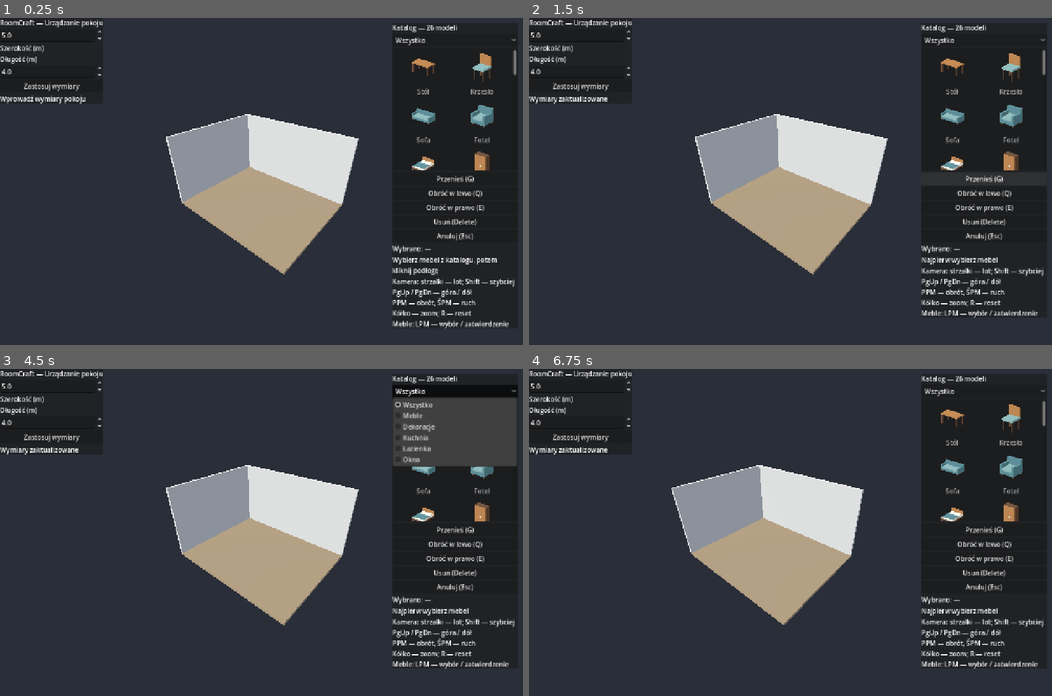
Above: before the commit, frames 1-4 (two rows, left to right).
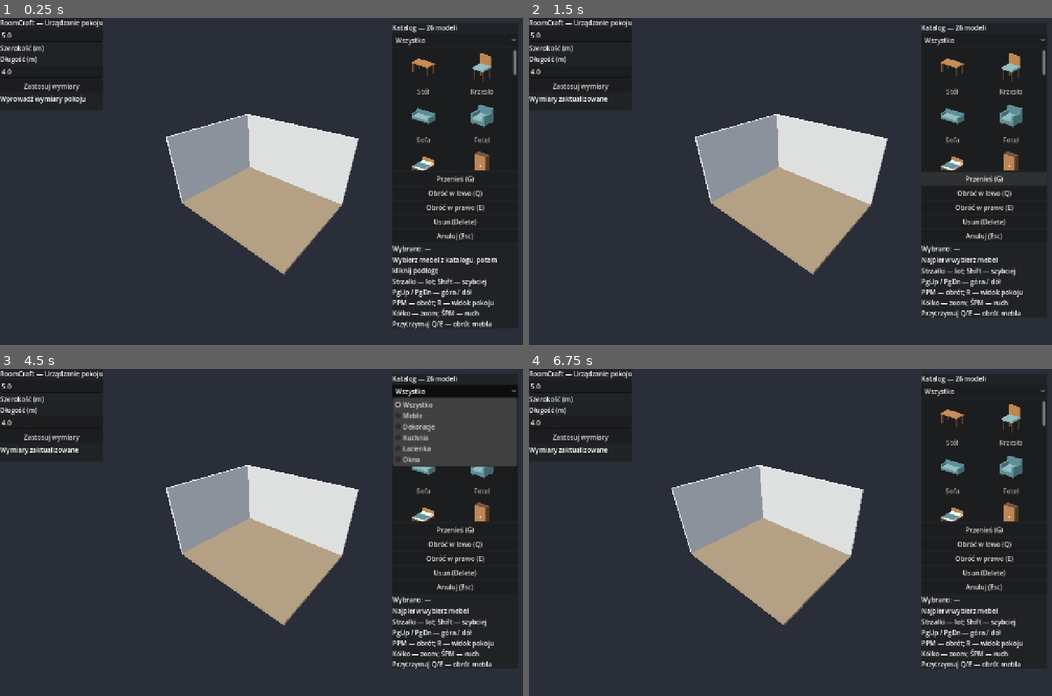
Above: after the commit, the same moments.

Repository: hulkovsky16/RoomCraft
Game: Godot game, scene res://scenes/Room.tscn
The game is run twice, just before and just after one commit, with the same random seed, the same clock (stepped at 60 frames per second) and the same inputs.
Inputs (mouse positions are in pixels of both pictures, inside the frame that each line leads up to):
- Up to frame 1 (0.25 s): no input
- Up to frame 2 (1.5 s): click "Zastosuj wymiary" at 0.5 s; click "Przenieś (G)" at 1.25 s
- Up to frame 3 (4.5 s): click "Obróć w lewo (Q)" at 2 s; click "Obróć w prawo (E)" at 2.75 s; click "Anuluj (Esc)" at 3.5 s; click "Wszystko" at 4.25 s
- Up to frame 4 (6.75 s): tap Enter at 5, 6.5 s; move the mouse to (905, 516) at 5.02 s; hold Right (ui_right) 5.03-5.75 s; tap R at 5.1 s; click (905, 516) at 5.17 s; tap Q at 5.3 s; tap Space at 5.75 s; drag from (685, 548) to (764, 597) at 5.77 s; move the mouse to (842, 460) at 6.52 s; hold Right (ui_right) from 6.53 s (still down); tap E at 6.6 s; click (842, 460) at 6.67 s

The runs differ from the first frame. In frame 1, 0.8% of the frame differs, in the area x 18-99%, y 3-96%; in frame 2, 0.7%; in frame 3, 0.7%; in frame 4, 0.7%.

Commit message:
Replace dimension input, stabilize camera flight, and add held furniture rotation

Diff:
--- a/scenes/room_ui.tscn
+++ b/scenes/room_ui.tscn
@@ -1,6 +1,7 @@
 [gd_scene format=3 uid="uid://bx42g0723fddg"]
 
 [ext_resource type="Script" uid="uid://caqqlqbdjk2bu" path="res://scripts/room_ui.gd" id="1_c1pem"]
+[ext_resource type="Script" path="res://scripts/dimension_input.gd" id="2_dimension"]
 
 [node name="RoomUI" type="Control" unique_id=1639363027]
 layout_mode = 3
@@ -24,12 +25,10 @@
 layout_mode = 2
 text = "RoomCraft — Urządzanie pokoju"
 
-[node name="WidthInput" type="SpinBox" parent="SettingsPanel/Content" unique_id=539401223]
+[node name="WidthInput" type="LineEdit" parent="SettingsPanel/Content" unique_id=539401223]
 layout_mode = 2
-min_value = 3.0
-max_value = 10.0
-step = 0.5
-value = 5.0
+text = "5"
+script = ExtResource("2_dimension")
 
 [node name="WidthLabel" type="Label" parent="SettingsPanel/Content" unique_id=539070928]
 layout_mode = 2
@@ -39,12 +38,10 @@
 layout_mode = 2
 text = "Długość (m)"
 
-[node name="LengthInput" type="SpinBox" parent="SettingsPanel/Content" unique_id=578674228]
+[node name="LengthInput" type="LineEdit" parent="SettingsPanel/Content" unique_id=578674228]
 layout_mode = 2
-min_value = 3.0
-max_value = 10.0
-step = 0.5
-value = 4.0
+text = "4"
+script = ExtResource("2_dimension")
 
 [node name="ApplyButton" type="Button" parent="SettingsPanel/Content" unique_id=1440956694]
 layout_mode = 2
@@ -52,4 +49,6 @@
 
 [node name="StatusLabel" type="Label" parent="SettingsPanel/Content" unique_id=1429172182]
 layout_mode = 2
+custom_minimum_size = Vector2(240, 40)
+autowrap_mode = 3
 text = "Wprowadź wymiary pokoju"
--- a/scripts/camera_controller.gd
+++ b/scripts/camera_controller.gd
@@ -1,20 +1,20 @@
-
 extends Camera3D
 
-@export var target: Vector3 = Vector3(0, 1, 0)
-@export var distance: float = 8.0
-@export var min_distance: float = 2.0
-@export var max_distance: float = 20.0
-@export var rotation_sensitivity: float = 0.008
-@export var zoom_factor: float = 0.12
-@export var pan_sensitivity: float = 0.002
-@export var flight_speed: float = 4.0
-@export var flight_boost: float = 3.0
+@export var target := Vector3(0, 1, 0)
+@export var distance := 8.0
+@export var min_distance := 2.0
+@export var max_distance := 20.0
+@export var rotation_sensitivity := 0.008
+@export var zoom_factor := 0.12
+@export var pan_sensitivity := 0.002
+@export var flight_speed := 4.0
+@export var flight_boost := 3.0
 
-var yaw: float = 0.7
-var pitch: float = 0.55
+var yaw := 0.7
+var pitch := 0.55
 var rotating := false
 var panning := false
+var free_flight := false
 var flight_keys: Dictionary = {}
 const FLIGHT_KEYS := [KEY_UP, KEY_DOWN, KEY_LEFT, KEY_RIGHT, KEY_PAGEUP, KEY_PAGEDOWN, KEY_SHIFT]
 
@@ -42,14 +42,34 @@
 	var sideways := float(flight_keys.has(KEY_RIGHT)) - float(flight_keys.has(KEY_LEFT))
 	var forward := float(flight_keys.has(KEY_UP)) - float(flight_keys.has(KEY_DOWN))
 	var vertical := float(flight_keys.has(KEY_PAGEUP)) - float(flight_keys.has(KEY_PAGEDOWN))
-	var direction := global_transform.basis.x * sideways - global_transform.basis.z * forward + Vector3.UP * vertical
+	# Horizontal arrow flight never dives toward the floor or changes the pitch.
+	var direction := Vector3(cos(yaw), 0, -sin(yaw)) * sideways + Vector3(-sin(yaw), 0, -cos(yaw)) * forward + Vector3.UP * vertical
 	if direction.is_zero_approx():
 		return
+	free_flight = true
 	var speed := flight_speed * (flight_boost if flight_keys.has(KEY_SHIFT) else 1.0)
-	var movement := direction.normalized() * speed * delta
-	# Keep the camera above the floor while allowing flight through the room.
-	movement.y = maxf(movement.y, 0.2 - global_position.y)
-	target += movement
+	_move_flight(direction.normalized() * speed * delta)
+
+
+func _move_flight(movement: Vector3) -> void:
+	var next := global_position + movement
+	next.y = clampf(next.y, 0.2, 15.0)
+	# Bound travel around the room, rather than moving an invisible orbit pivot.
+	var center := Vector3(0, 1, 0)
+	next = center + (next - center).limit_length(max_distance)
+	next.y = maxf(0.2, next.y)
+	global_position = next
+
+
+func reset_view() -> void:
+	flight_keys.clear()
+	free_flight = false
+	rotating = false
+	panning = false
+	target = Vector3(0, 1, 0)
+	distance = 8.0
+	yaw = 0.7
+	pitch = 0.55
 	_update_camera()
 
 
@@ -64,64 +84,53 @@
 			if key != KEY_SHIFT and not _editing_text():
 				get_viewport().set_input_as_handled()
 			return
-	# Always release a drag, even when the pointer moves over a UI panel.
+		if key == KEY_R and event.pressed and not event.echo and not _editing_text():
+			reset_view()
+			get_viewport().set_input_as_handled()
+			return
 	if event is InputEventMouseButton and not event.pressed:
 		if event.button_index == MOUSE_BUTTON_RIGHT:
 			rotating = false
 		if event.button_index == MOUSE_BUTTON_MIDDLE:
 			panning = false
-	if get_viewport().gui_get_hovered_control() != null:
-		return
-	if get_viewport().gui_get_focus_owner() is LineEdit:
+	if get_viewport().gui_get_hovered_control() != null or _editing_text():
 		return
 	if event is InputEventMouseButton:
 		if event.button_index == MOUSE_BUTTON_RIGHT:
 			rotating = event.pressed
-
 		elif event.button_index == MOUSE_BUTTON_MIDDLE:
 			panning = event.pressed
-
-		elif event.pressed:
-			if event.button_index == MOUSE_BUTTON_WHEEL_UP:
-				distance *= 1.0 - zoom_factor
-				distance = clampf(distance, min_distance, max_distance)
+		elif event.pressed and event.button_index in [MOUSE_BUTTON_WHEEL_UP, MOUSE_BUTTON_WHEEL_DOWN]:
+			var sign_value := 1.0 if event.button_index == MOUSE_BUTTON_WHEEL_UP else -1.0
+			if free_flight:
+				_move_flight(-global_transform.basis.z * sign_value * 0.6)
+			else:
+				distance = clampf(distance * (1.0 - sign_value * zoom_factor), min_distance, max_distance)
 				_update_camera()
-
-			elif event.button_index == MOUSE_BUTTON_WHEEL_DOWN:
-				distance *= 1.0 + zoom_factor
-				distance = clampf(distance, min_distance, max_distance)
+	elif event is InputEventMouseMotion:
+		# A missing button-up event must not leave a drag latched.
+		rotating = rotating and (event.button_mask & MOUSE_BUTTON_MASK_RIGHT) != 0
+		panning = panning and (event.button_mask & MOUSE_BUTTON_MASK_MIDDLE) != 0
+		if rotating:
+			yaw = wrapf(yaw - event.relative.x * rotation_sensitivity, -PI, PI)
+			pitch += event.relative.y * rotation_sensitivity
+			pitch = clampf(pitch, -1.35 if free_flight else 0.1, 1.35)
+			_update_camera()
+		elif panning:
+			var movement: Vector3 = (-global_transform.basis.x * event.relative.x + global_transform.basis.y * event.relative.y) * distance * pan_sensitivity
+			if free_flight:
+				_move_flight(movement)
+			else:
+				target += movement
+				target = Vector3.ZERO + target.limit_length(8.0)
 				_update_camera()
-
-	elif event is InputEventMouseMotion:
-		if rotating:
-			yaw -= event.relative.x * rotation_sensitivity
-			pitch += event.relative.y * rotation_sensitivity
-			pitch = clampf(pitch, 0.1, 1.4)
-			_update_camera()
-
-		elif panning:
-			var pan_amount := distance * pan_sensitivity
-			target -= global_transform.basis.x * event.relative.x * pan_amount
-			target += global_transform.basis.y * event.relative.y * pan_amount
-			_update_camera()
-
-	elif event is InputEventKey:
-		if event.pressed and not event.echo and event.keycode == KEY_R:
-			target = Vector3(0, 1, 0)
-			distance = 8.0
-			yaw = 0.7
-			pitch = 0.55
-			_update_camera()
 
 
 func _update_camera() -> void:
+	if free_flight:
+		# In flight, RMB changes orientation around the camera itself.
+		rotation = Vector3(-pitch, yaw, 0)
+		return
 	var horizontal := distance * cos(pitch)
-
-	var offset := Vector3(
-		horizontal * sin(yaw),
-		distance * sin(pitch),
-		horizontal * cos(yaw)
-	)
-
-	global_position = target + offset
+	global_position = target + Vector3(horizontal * sin(yaw), distance * sin(pitch), horizontal * cos(yaw))
 	look_at(target, Vector3.UP)
--- /dev/null
+++ b/scripts/dimension_input.gd
@@ -0,0 +1,51 @@
+extends LineEdit
+
+
+func _ready() -> void:
+	virtual_keyboard_type = LineEdit.KEYBOARD_TYPE_NUMBER_DECIMAL
+	text_changed.connect(_filter_text)
+
+
+func _filter_text(_raw: String) -> void:
+	var raw := text
+	var clean := ""
+	var separator := false
+	var new_caret := 0
+	for i in range(raw.length()):
+		var character := raw[i]
+		var allowed := character >= "0" and character <= "9"
+		if character in [".", ","] and not separator:
+			allowed = true
+			separator = true
+		if allowed:
+			clean += character
+			if i < caret_column:
+				new_caret += 1
+	if clean != raw:
+		text = clean
+		caret_column = new_caret
+
+
+func _gui_input(event: InputEvent) -> void:
+	if event is InputEventKey and event.pressed and event.unicode > 0:
+		if event.ctrl_pressed or event.meta_pressed:
+			return
+		var character := String.chr(event.unicode)
+		if not ((character >= "0" and character <= "9") or character in [".", ","]):
+			accept_event()
+		elif character in [".", ","]:
+			var remaining := text
+			if has_selection():
+				remaining = text.substr(0, get_selection_from_column()) + text.substr(get_selection_to_column())
+			if remaining.contains(".") or remaining.contains(","):
+				accept_event()
+
+
+func read_value() -> float:
+	for character in text:
+		if not ((character >= "0" and character <= "9") or character in [".", ","]):
+			return NAN
+	var normalized := text.replace(",", ".")
+	if not normalized.is_valid_float():
+		return NAN
+	return normalized.to_float()
--- a/scripts/furniture_debug_ui.gd
+++ b/scripts/furniture_debug_ui.gd
@@ -51,7 +51,15 @@
 		var button := Button.new()
 		button.text = entry[0]
 		button.focus_mode = Control.FOCUS_NONE
-		button.pressed.connect(entry[1])
+		if entry[0].begins_with("Obróć"):
+			var direction := -1.0 if entry[0].contains("lewo") else 1.0
+			var source := "ui_left" if direction < 0 else "ui_right"
+			button.name = "RotateLeft" if direction < 0 else "RotateRight"
+			button.button_down.connect(system.start_rotation.bind(source, direction))
+			button.button_up.connect(system.stop_rotation.bind(source))
+			button.mouse_exited.connect(system.stop_rotation.bind(source))
+		else:
+			button.pressed.connect(entry[1])
 		content.add_child(button)
 	var selection := Label.new()
 	selection.text = "Wybrano: —"
@@ -66,7 +74,7 @@
 	content.add_child(status)
 	system.status_changed.connect(func(message): status.text = message)
 	var help := Label.new()
-	help.text = "Kamera: strzałki — lot; Shift — szybciej\nPgUp / PgDn — góra / dół\nPPM — obrót, ŚPM — ruch\nKółko — zoom; R — reset\nMeble: LPM — wybór / zatwierdzenie"
+	help.text = "Strzałki — lot; Shift — szybciej\nPgUp / PgDn — góra / dół\nPPM — obrót; R — widok pokoju\nKółko — zoom; ŚPM — ruch\nPrzytrzymaj Q/E — obrót mebla"
 	content.add_child(help)
 
 
--- a/scripts/furniture_system.gd
+++ b/scripts/furniture_system.gd
@@ -41,6 +41,9 @@
 var candidate_valid := false
 var room: Node
 var camera: Camera3D
+var rotation_holds: Dictionary = {}
+var rotation_hold_time := 0.0
+const ROTATION_SPEED := 90.0
 
 
 func _ready() -> void:
@@ -131,6 +134,7 @@
 
 
 func cancel_placement() -> void:
+	stop_all_rotation()
 	var was_active := preview != null
 	if is_instance_valid(preview):
 		remove_child(preview)
@@ -155,6 +159,7 @@
 
 
 func _select(item: FurnitureItem) -> void:
+	stop_all_rotation()
 	if is_instance_valid(selected):
 		selected.set_highlight("")
 	selected = item
@@ -374,6 +379,7 @@
 
 
 func _process(_delta: float) -> void:
+	_process_rotation(_delta)
 	if camera != null:
 		for item in get_children():
 			if item is FurnitureItem and item != preview and item.placement == "wall":
@@ -397,6 +403,63 @@
 	preview.set_highlight("valid" if candidate_valid else "invalid")
 
 
+func start_rotation(source: String, direction: float) -> void:
+	var item := preview if preview != null else selected
+	if item == null:
+		return
+	if item.placement == "wall":
+		status_changed.emit("Okno obraca się automatycznie do ściany")
+		return
+	if rotation_holds.has(source):
+		return
+	rotation_holds[source] = direction
+	rotation_hold_time = 0.0
+	rotate_active(deg_to_rad(15.0 * direction))
+
+
+func stop_rotation(source: String) -> void:
+	rotation_holds.erase(source)
+
+
+func stop_all_rotation() -> void:
+	rotation_holds.clear()
+	rotation_hold_time = 0.0
+
+
+func _process_rotation(delta: float) -> void:
+	if get_viewport().gui_get_focus_owner() is LineEdit:
+		stop_all_rotation()
+		return
+	if rotation_holds.is_empty():
+		return
+	var before := rotation_hold_time
+	rotation_hold_time += delta
+	var active_delta := maxf(0, rotation_hold_time - 0.25) - maxf(0, before - 0.25)
+	var direction := 0.0
+	for value in rotation_holds.values():
+		direction += value
+	var remaining := deg_to_rad(ROTATION_SPEED * minf(active_delta, 0.1) * clampf(direction, -1, 1))
+	# Small validated steps prevent a long frame from jumping over a collision.
+	while absf(remaining) > 0.00001:
+		var step := clampf(remaining, -deg_to_rad(2), deg_to_rad(2))
+		rotate_active(step)
+		remaining -= step
+
+
+func _notification(what: int) -> void:
+	if what == NOTIFICATION_WM_WINDOW_FOCUS_OUT:
+		stop_all_rotation()
+
+
+func _input(event: InputEvent) -> void:
+	# Releases must be observed even when UI consumes the event.
+	if event is InputEventKey and not event.pressed:
+		if event.keycode == KEY_Q:
+			stop_rotation("key_q")
+		if event.keycode == KEY_E:
+			stop_rotation("key_e")
+
+
 func _unhandled_input(event: InputEvent) -> void:
 	if event is InputEventKey and event.pressed and not event.echo:
 		match event.keycode:
@@ -407,8 +470,7 @@
 			KEY_G: begin_move_selected()
 			KEY_DELETE: delete_selected()
 			KEY_Q, KEY_E:
-				var angle := deg_to_rad(-15.0 if event.keycode == KEY_Q else 15.0)
-				rotate_active(angle)
+				start_rotation("key_q" if event.keycode == KEY_Q else "key_e", -1.0 if event.keycode == KEY_Q else 1.0)
 			_: return
 		get_viewport().set_input_as_handled()
 	if event is InputEventMouseButton and event.button_index == MOUSE_BUTTON_LEFT and event.pressed:
--- a/scripts/room_ui.gd
+++ b/scripts/room_ui.gd
@@ -1,8 +1,8 @@
 
 extends Control
 
-@onready var width_input: SpinBox = $SettingsPanel/Content/WidthInput
-@onready var length_input: SpinBox = $SettingsPanel/Content/LengthInput
+@onready var width_input: LineEdit = $SettingsPanel/Content/WidthInput
+@onready var length_input: LineEdit = $SettingsPanel/Content/LengthInput
 @onready var status_label: Label = $SettingsPanel/Content/StatusLabel
 @onready var apply_button: Button = $SettingsPanel/Content/ApplyButton
 
@@ -10,16 +10,6 @@
 
 
 func _ready() -> void:
-	width_input.min_value = 3.0
-	width_input.max_value = 10.0
-	width_input.step = 0.5
-	width_input.value = 5.0
-
-	length_input.min_value = 3.0
-	length_input.max_value = 10.0
-	length_input.step = 0.5
-	length_input.value = 4.0
-
 	var current: Node = get_parent()
 
 	while current != null:
@@ -29,30 +19,28 @@
 		current = current.get_parent()
 
 	apply_button.pressed.connect(_on_apply_pressed)
-	# Keep focus changes from committing one field after the room signal resets it.
+	width_input.text_submitted.connect(func(_text): _on_apply_pressed())
+	length_input.text_submitted.connect(func(_text): _on_apply_pressed())
 	apply_button.focus_mode = Control.FOCUS_NONE
 	if room_controller != null:
 		room_controller.room_size_changed.connect(_sync_room_size)
 
 
 func _sync_room_size(width: float, length: float) -> void:
-	width_input.value = width
-	length_input.value = length
+	width_input.text = String.num(width, 3)
+	length_input.text = String.num(length, 3)
 
 
 func _on_apply_pressed() -> void:
 	if room_controller == null:
 		status_label.text = "Помилка: кімнату не знайдено"
 		return
-	# SpinBox text and its numeric value can differ until editing is committed.
-	# Commit both before set_room_size emits the signal that rewrites the fields.
-	width_input.apply()
-	length_input.apply()
-
-	var success: bool = room_controller.set_room_size(
-		width_input.value,
-		length_input.value
-	)
+	var width: float = width_input.read_value()
+	var length: float = length_input.read_value()
+	if not is_finite(width) or not is_finite(length) or width < 3 or width > 10 or length < 3 or length > 10:
+		status_label.text = "Podaj liczby od 3 do 10 m (np. 5,5)"
+		return
+	var success: bool = room_controller.set_room_size(width, length)
 
 	if success:
 		status_label.text = "Wymiary zaktualizowane"
--- /dev/null
+++ b/tests/input_regression_test.gd
@@ -0,0 +1,160 @@
+extends SceneTree
+
+var viewport: SubViewport
+var failures := 0
+
+
+func check(ok: bool, label: String) -> void:
+	print("PASS: " if ok else "FAIL: ", label)
+	if not ok:
+		failures += 1
+
+
+func key(code: int, pressed: bool, unicode_value: int = 0) -> void:
+	var event := InputEventKey.new()
+	event.keycode = code
+	event.unicode = unicode_value
+	event.pressed = pressed
+	viewport.push_input(event, true)
+
+
+func type_into(field: LineEdit, value: String) -> void:
+	field.grab_focus()
+	field.select_all()
+	for character in value:
+		key(character.to_upper().unicode_at(0), true, character.unicode_at(0))
+		key(character.to_upper().unicode_at(0), false)
+		await process_frame
+
+
+func mouse_button(at: Vector2, index: int, pressed: bool) -> void:
+	var motion := InputEventMouseMotion.new()
+	motion.position = at
+	viewport.push_input(motion, true)
+	var event := InputEventMouseButton.new()
+	event.position = at
+	event.button_index = index
+	event.pressed = pressed
+	viewport.push_input(event, true)
+
+
+func click(button: Button) -> void:
+	var at := button.get_global_rect().get_center()
+	mouse_button(at, MOUSE_BUTTON_LEFT, true)
+	mouse_button(at, MOUSE_BUTTON_LEFT, false)
+
+
+func _initialize() -> void:
+	call_deferred("run")
+
+
+func run() -> void:
+	viewport = SubViewport.new()
+	viewport.size = Vector2i(1280, 800)
+	viewport.gui_disable_input = false
+	viewport.own_world_3d = true
+	root.add_child(viewport)
+	var scene: Node3D = load("res://scenes/Room.tscn").instantiate()
+	viewport.add_child(scene)
+	await process_frame
+	var ui = scene.get_node("UILayer/RoomUI")
+	var camera = scene.get_node("Camera3D")
+	var system: FurnitureSystem = scene.get_node("FurnitureRoot")
+	camera.set_process(false)
+	system.set_process(false)
+	for pair in [["6", "5"], ["8", "7"], ["3", "4"], ["10", "10"], ["6,5", "4.5"], ["5.25", "3,75"]]:
+		await type_into(ui.width_input, pair[0])
+		await type_into(ui.length_input, pair[1])
+		click(ui.apply_button)
+		var expected := Vector2(float(pair[0].replace(",", ".")), float(pair[1].replace(",", ".")))
+		check(scene.get_room_size().is_equal_approx(expected), "Real key input repeated resize " + str(pair))
+	await type_into(ui.width_input, "6a!b+2")
+	check(ui.width_input.text == "62", "Letters and expression operators blocked on typing")
+	await type_into(ui.width_input, "6,,..5")
+	check(ui.width_input.text == "6,5", "Only one decimal separator accepted")
+	ui.width_input.text = ""
+	ui.width_input.insert_text_at_caret("a7.2!+z")
+	# insert_text_at_caret is programmatic and does not emit the native paste signal.
+	ui.width_input.text_changed.emit(ui.width_input.text)
+	await process_frame
+	check(ui.width_input.text == "7.2", "Inserted or pasted text sanitized")
+	ui.width_input.text = ""
+	var before: Vector2 = scene.get_room_size()
+	click(ui.apply_button)
+	check(scene.get_room_size() == before, "Empty dimensions rejected")
+	await type_into(ui.width_input, "11")
+	click(ui.apply_button)
+	check(scene.get_room_size() == before, "Out of range dimensions rejected")
+	await type_into(ui.width_input, "5")
+	await type_into(ui.length_input, "4")
+	key(KEY_ENTER, true)
+	key(KEY_ENTER, false)
+	check(scene.get_room_size() == Vector2(5, 4), "Enter applies valid dimensions after errors")
+	# Move first, then rotate: the camera must rotate in place, without orbit jumps.
+	var start: Vector3 = camera.position
+	key(KEY_UP, true)
+	camera._process(0.5)
+	key(KEY_UP, false)
+	check(is_equal_approx(camera.position.y, start.y), "Arrow flight preserves height")
+	var after_flight: Vector3 = camera.position
+	mouse_button(Vector2(640,400), MOUSE_BUTTON_RIGHT, true)
+	var motion := InputEventMouseMotion.new()
+	motion.position = Vector2(660,410)
+	motion.relative = Vector2(50,20)
+	motion.button_mask = MOUSE_BUTTON_MASK_RIGHT
+	viewport.push_input(motion, true)
+	check(camera.position.is_equal_approx(after_flight), "RMB after flight rotates in place")
+	check(is_zero_approx(camera.rotation.z), "Camera remains level without roll")
+	# Missing release must not leave rotation active.
+	motion.button_mask = 0
+	viewport.push_input(motion, true)
+	var angle: Vector3 = camera.rotation
+	viewport.push_input(motion, true)
+	check(camera.rotation == angle and not camera.rotating, "Mouse motion without held RMB does not rotate")
+	mouse_button(Vector2(640,400), MOUSE_BUTTON_WHEEL_UP, true)
+	check(camera.position.distance_to(after_flight) <= 0.601, "Flight wheel moves a short step without orbit teleport")
+	key(KEY_RIGHT, true)
+	camera._process(100)
+	key(KEY_RIGHT, false)
+	check(camera.position.distance_to(Vector3(0,1,0)) <= camera.max_distance + 0.001, "Flight cannot drift arbitrarily far from room")
+	key(KEY_R, true)
+	key(KEY_R, false)
+	check(not camera.free_flight and camera.position.is_equal_approx(start), "R restores original room overview")
+	var table := system.spawn_furniture("table", Vector3.ZERO)
+	key(KEY_E, true)
+	check(is_equal_approx(table.rotation.y, deg_to_rad(15)), "Rotation tap retains 15 degree step")
+	for i in range(10):
+		system._process_rotation(0.1)
+	check(table.rotation.y > deg_to_rad(70), "Holding E continuously rotates object")
+	key(KEY_E, false)
+	var yaw := table.rotation.y
+	system._process_rotation(0.5)
+	check(is_equal_approx(table.rotation.y, yaw), "Releasing E stops rotation")
+	var left: Button = scene.get_node("FurnitureDebugUI").find_child("RotateLeft", true, false)
+	mouse_button(left.get_global_rect().get_center(), MOUSE_BUTTON_LEFT, true)
+	for i in range(6):
+		system._process_rotation(0.1)
+	mouse_button(left.get_global_rect().get_center(), MOUSE_BUTTON_LEFT, false)
+	check(table.rotation.y < yaw - deg_to_rad(35), "Holding UI rotation button rotates continuously")
+	yaw = table.rotation.y
+	system._process_rotation(0.5)
+	check(is_equal_approx(table.rotation.y, yaw), "UI release stops rotation")
+	system.begin_placement("chair")
+	system.start_rotation("test", 1)
+	for i in range(6): system._process_rotation(0.1)
+	check(system.preview.rotation.y > deg_to_rad(35), "Holding rotates placement preview")
+	system.cancel_placement()
+	check(system.rotation_holds.is_empty(), "Cancel clears rotation hold")
+	system._select(table)
+	table.rotation.y = 0
+	check(system.move_selected(Vector3(0, 0, 1.4)), "Move near wall for rotation collision test")
+	system.start_rotation("test", 1)
+	for i in range(30): system._process_rotation(0.1)
+	check(system.is_placement_valid(table, table.position, table.rotation.y, table), "Held rotation cannot cross wall")
+	check(table.rotation.y < PI / 2, "Rotation stops at collision instead of skipping over it")
+	system._notification(Node.NOTIFICATION_WM_WINDOW_FOCUS_OUT)
+	check(system.rotation_holds.is_empty(), "Focus loss stops rotation")
+	scene.queue_free()
+	await process_frame
+	print("Failures: ", failures)
+	quit(1 if failures else 0)
--- a/tests/room_camera_test.gd
+++ b/tests/room_camera_test.gd
@@ -45,9 +45,9 @@
 	var camera = scene.get_node("Camera3D")
 	var furniture: FurnitureSystem = scene.get_node("FurnitureRoot")
 	for dimensions in [Vector2(6, 5), Vector2(8, 7), Vector2(5, 4)]:
-		ui.width_input.get_line_edit().grab_focus()
-		ui.width_input.get_line_edit().text = str(dimensions.x)
-		ui.length_input.get_line_edit().text = str(dimensions.y)
+		ui.width_input.grab_focus()
+		ui.width_input.text = str(dimensions.x)
+		ui.length_input.text = str(dimensions.y)
 		click(ui.apply_button)
 		await process_frame
 		check(scene.get_room_size() == dimensions, "Typed resize applied repeatedly: " + str(dimensions))
@@ -55,13 +55,13 @@
 	# Resize with furniture and a window, including a rejected resize and recovery.
 	var table := furniture.spawn_furniture("table", Vector3(1.5, 0, 0))
 	var window := furniture.spawn_window("FrontWall", 0)
-	ui.width_input.get_line_edit().text = "3"
-	ui.length_input.get_line_edit().text = "3"
+	ui.width_input.text = "3"
+	ui.length_input.text = "3"
 	click(ui.apply_button)
 	check(scene.get_room_size() == Vector2(5, 4), "Occupied room rejects invalid shrink")
-	check(ui.width_input.value == 5 and ui.length_input.value == 4, "Rejected resize restores displayed dimensions")
-	ui.width_input.get_line_edit().text = "7"
-	ui.length_input.get_line_edit().text = "6"
+	check(ui.width_input.read_value() == 5 and ui.length_input.read_value() == 4, "Rejected resize restores displayed dimensions")
+	ui.width_input.text = "7"
+	ui.length_input.text = "6"
 	click(ui.apply_button)
 	check(scene.get_room_size() == Vector2(7, 6), "Resize still works after rejection")
 	check(is_equal_approx(window.position.z, -3) and table.position.x == 1.5, "Resize preserves furniture and moves attached window")
@@ -101,12 +101,12 @@
 	key_event(KEY_SHIFT, false)
 	check(is_equal_approx(camera.position.distance_to(start), 3.0), "Shift boosts speed threefold")
 	start = camera.position
-	ui.width_input.get_line_edit().grab_focus()
+	ui.width_input.grab_focus()
 	key_event(KEY_UP, true)
 	camera._process(0.25)
 	key_event(KEY_UP, false)
 	check(camera.position == start, "Arrows do not fly while editing dimensions")
-	ui.width_input.get_line_edit().release_focus()
+	ui.width_input.release_focus()
 	key_event(KEY_RIGHT, true)
 	camera._notification(Node.NOTIFICATION_WM_WINDOW_FOCUS_OUT)
 	camera._process(0.25)
Not shown, added: scripts/dimension_input.gd.uid
Not shown, added: tests/room_camera_test.gd.uid
Not shown, added: tests/window_test.gd.uid
